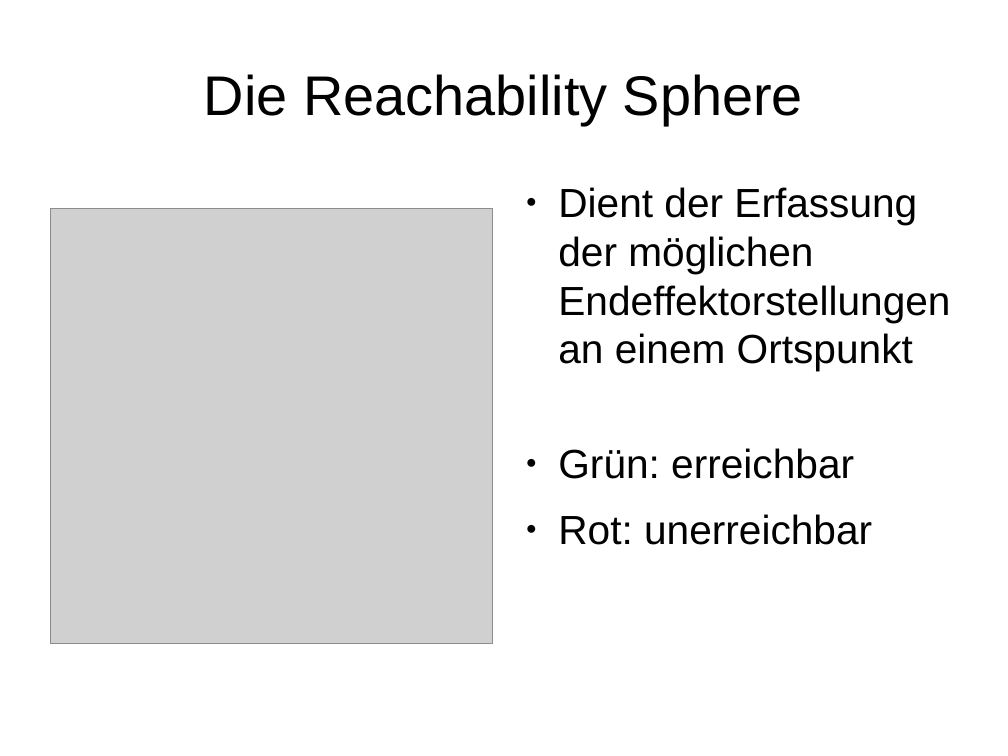
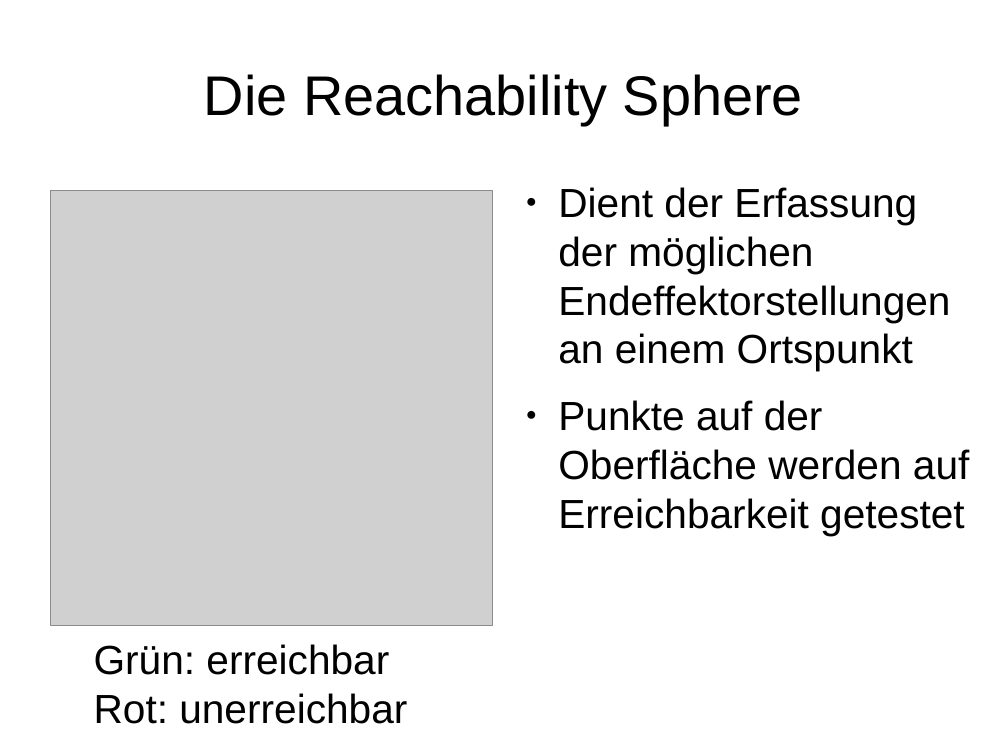
Before and after one commit to JochenKempfle/capability_map, a slide deck: slide 4 of Bachelorarbeit/Präsentation.odp (slide 6 before the commit). Drawn at 1008x756 pixels with LibreOffice and Linux fonts; fonts in the diff are those of the drawing; grey boxes stand for pictures. Boxes give left, top, right and bottom in pixels: in the first picture for what was removed or moved away, otherwise in the second. Text is boxed around its words. In the diff, an @@ line names an element or a change of style, - is before the commit and + after.

```diff
--- a/Bachelorarbeit/Präsentation.odp
+++ b/Bachelorarbeit/Präsentation.odp
@@ picture: place and size @@
-picture at [50,209,493,644]
+picture at [50,191,493,626]
@@ text at [558,400,969,535]: paragraph added @@
+● Punkte auf der Oberfläche werden auf Erreichbarkeit getestet
@@ text "Grün: erreichbar": place and size @@
-text "Grün: erreichbar" at [558,448,872,545]
+text "Grün: erreichbar" at [94,644,407,724]
@@ text "Grün: erreichbar" at [94,644,407,724]: bullet ● to none; less space between paragraphs @@
```
Also in this commit, not shown: 10 other slides changed, 13 slides added, 16 slides removed.
